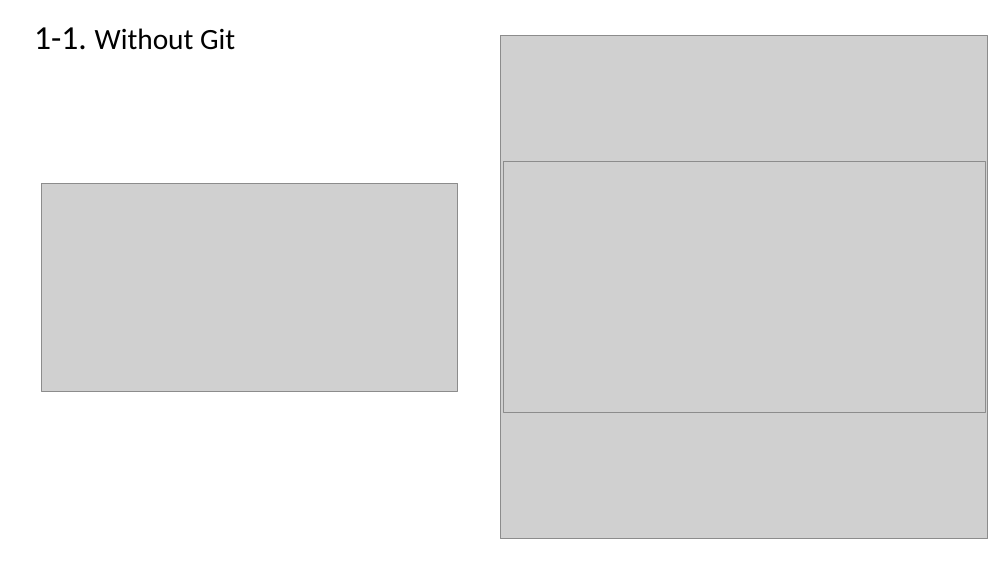
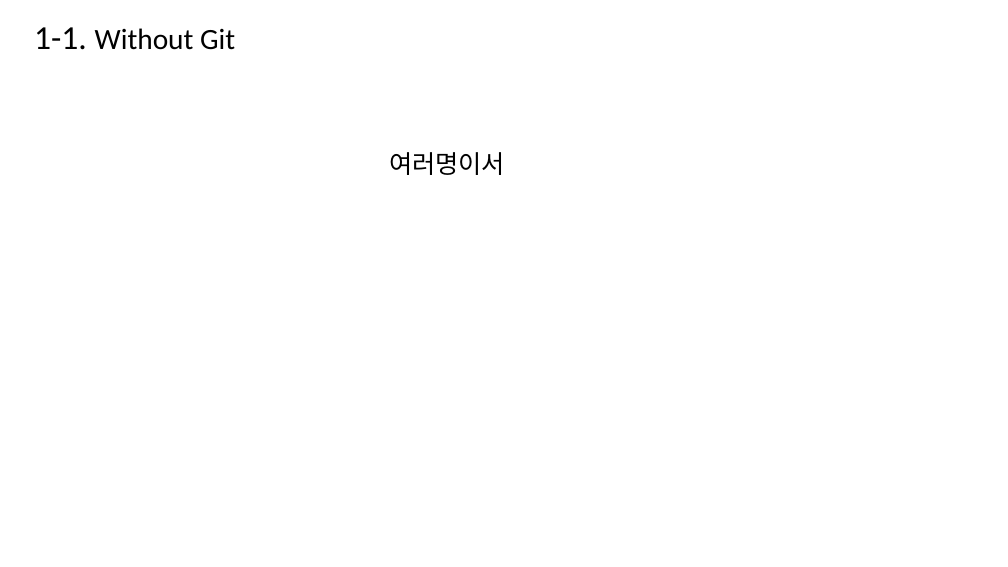
Before and after one commit to wonjaeL/how-to-use-git, a slide deck: slide 8 of ppt.pptx (slide 5 before the commit). Drawn at 1008x567 pixels with LibreOffice and Linux fonts; fonts in the diff are those of the drawing; grey boxes stand for pictures. Boxes give left, top, right and bottom in pixels: in the first picture for what was removed or moved away, otherwise in the second. Text is boxed around its words. In the diff, an @@ line names an element or a change of style, - is before the commit and + after.

```diff
--- a/ppt.pptx
+++ b/ppt.pptx
@@ picture removed at <box>501,36,988,539</box> @@
@@ text added at <box>389,152,505,175</box>, 24 pt, text #000000 @@
+여러명이서
@@ picture removed at <box>503,162,985,413</box> @@
@@ picture removed at <box>42,183,457,391</box> @@
```
Also in this commit, not shown: 2 other slides changed, 3 slides added.
